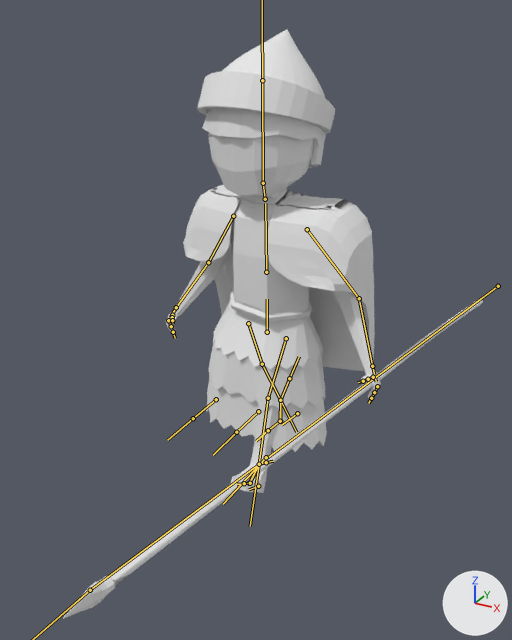
Before and after pictures for a commit that changed the FBX model Map/Assets/Models/Summerian_warrior/summerian_warrior.fbx.
Camera for both pictures: a camera (50 mm lens) standing at (10.8, -20.4, 15.9) and looking at (0.5, -1.7, 6.6). Every picture has the same lights, and +X, +Y and +Z are marked at lower right. Both versions are drawn at frame 2 of the action 'Armature|Untitled.002'; the numbers are the values there. The bones that bend it are drawn over the model as lines.
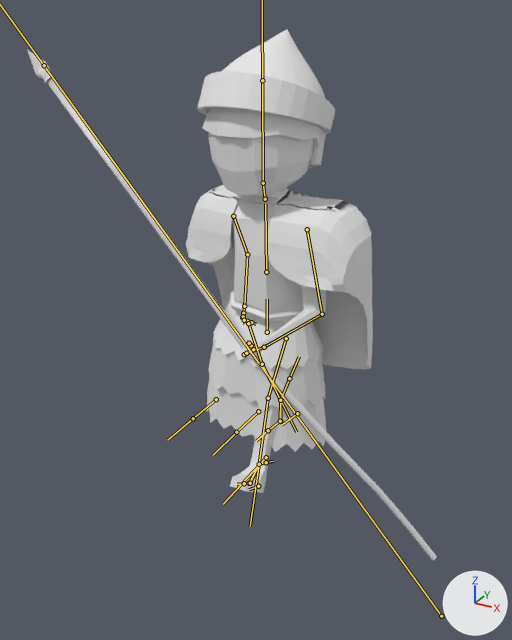
Where the change shows, as pixel boxes [x1, y1, x2, y2] in the pictures (512 x 640 px):
'Cube.000', posed (10% shorter): before [63, 29, 483, 619]; after [27, 29, 437, 560]
bone 'Espada', root to tip: before (498, 286) to (90, 590); after (441, 616) to (44, 65)
bone 'Brazo.L', root to tip: before (307, 229) to (359, 298); after (307, 229) to (322, 314)
bone 'Antebrazo.L', root to tip: before (359, 298) to (372, 366); after (322, 314) to (264, 347)
bone 'Mano.L', root to tip: before (372, 366) to (376, 381); after (264, 347) to (249, 352)
bone 'Dedos1.L', root to tip: before (377, 386) to (374, 392); after (244, 354) to (244, 354)
bone 'Brazo.R', root to tip: before (233, 216) to (208, 262); after (233, 216) to (247, 254)
bone 'Antebrazo.R', root to tip: before (208, 262) to (176, 307); after (247, 254) to (244, 306)
bone 'Mano.R', root to tip: before (176, 307) to (170, 317); after (244, 306) to (243, 315)
bone 'Dedos1.R', root to tip: before (168, 320) to (171, 326); after (242, 317) to (247, 321)

What the commit changed:
Bone 'Espada' (bone_espada) moves from (0.02, 1.06, 1.88) to (-7.32, 12.5, 3.4).
Bone 'Espada' (bone_espada) turns from (-10, 2, 1) to (-77, -47, -16) degrees about its own x, y and z.
Bone 'Brazo.L' (bone_brazo_l) turns from (0, 0, 0) to (-25, -8, -8) degrees about its own x, y and z.
Bone 'Antebrazo.L' (bone_antebrazo_l) turns from (0, 0, 0) to (-11, 24, -49) degrees about its own x, y and z.
Bone 'Mano.L' (bone_mano_l) turns from (0, 0, 0) to (-4, 14, -16) degrees about its own x, y and z.
Bone 'Dedos1.L' (bone_dedos1_l) turns from (0, 0, 0) to (38, 6, 3) degrees about its own x, y and z.
Bone 'Brazo.R' (bone_brazo_r) turns from (0, 0, 0) to (-7, -21, -29) degrees about its own x, y and z.
Bone 'Antebrazo.R' (bone_antebrazo_r) turns from (0, 0, 0) to (3, 0, 6) degrees about its own x, y and z.
Bone 'Mano.R' (bone_mano_r) turns from (0, 0, 0) to (12, 7, -9) degrees about its own x, y and z.
Bone 'Dedos1.R' (bone_dedos1_r) turns from (0, 0, 0) to (38, -6, -3) degrees about its own x, y and z.
